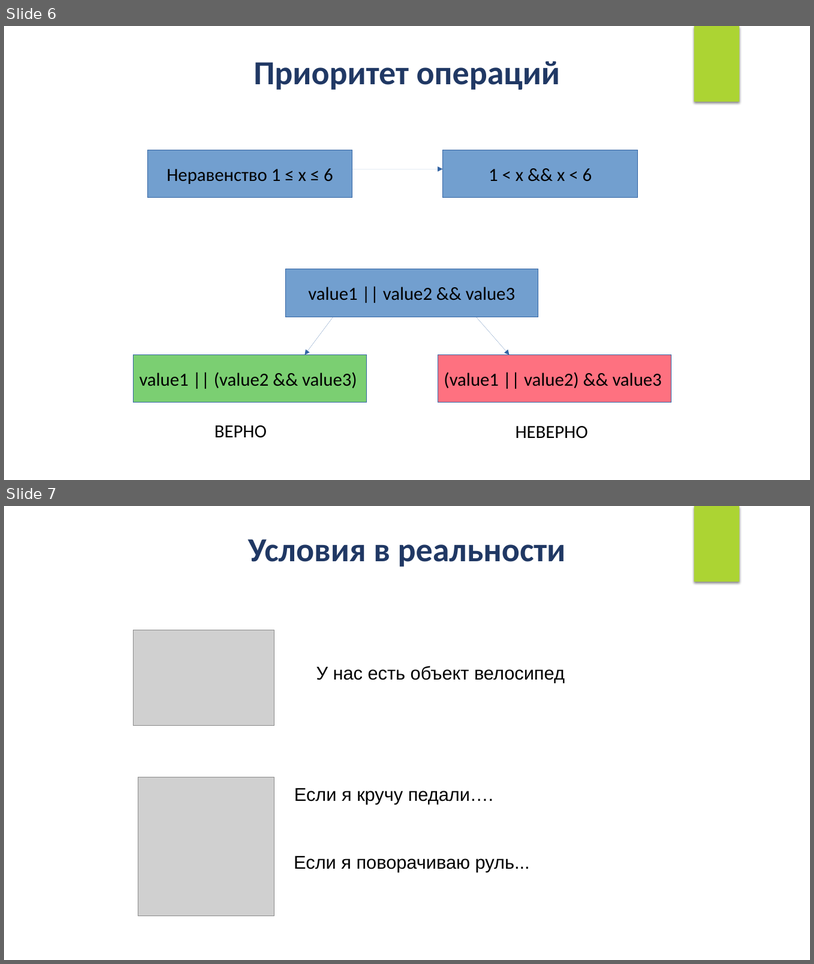
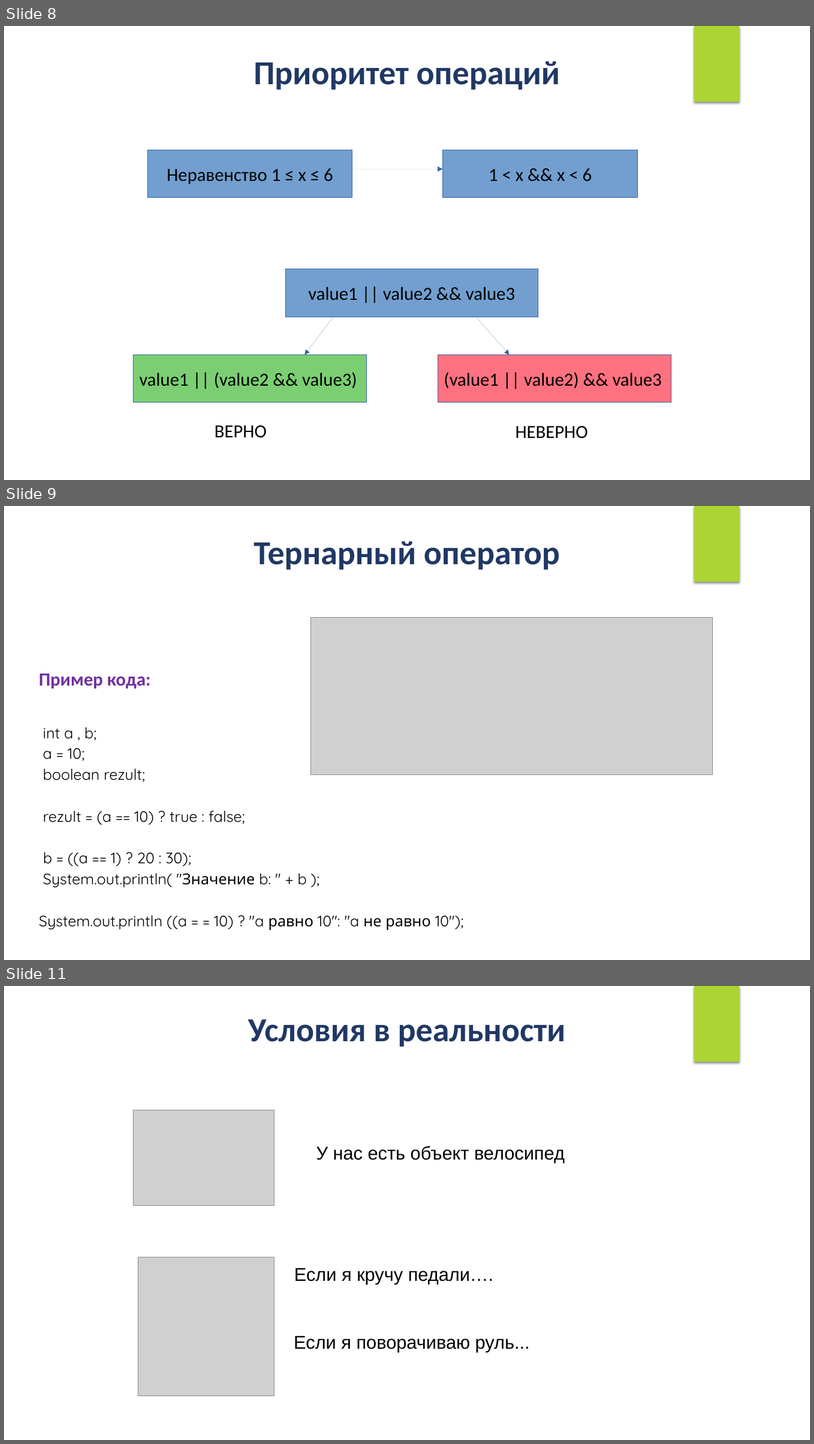
Before and after one commit to IriEfremova/LessonsCube, a slide deck: Samsung/Lesson5/Logical_operations.pptx. Shown one above the other, each under a label of ours: slides 6 and 7 before the commit, slides 8, 9 and 11 after it; the slides between them are not shown. The pictures are 814x964 and 814x1444 pixels, drawn with LibreOffice and Linux fonts; fonts in the diff are those of the drawing; grey boxes stand for pictures. Boxes give left, top, right and bottom in pixels: in the first picture for what was removed or moved away, otherwise in the second. Text is boxed around its words. In the diff, an @@ line names an element or a change of style, - is before the commit and + after.

```diff
--- a/Samsung/Lesson5/Logical_operations.pptx
+++ b/Samsung/Lesson5/Logical_operations.pptx
@@ slide 9 added at (4, 506, 810, 960), background #FFFFFF; not listed: 1 template element that a slide beside it also shows @@
@@ text added at (254, 541, 560, 570), 40 pt, text #203864, bold @@
+Тернарный оператор
@@ picture added at (311, 618, 714, 775) @@
@@ text added at (39, 673, 151, 688), 22 pt, text #7030A0, bold @@
+Пример кода:
@@ text added at (39, 727, 464, 930), 18 pt, text #000000 @@
+int a , b;
+a = 10;
+boolean rezult;
+rezult = (a == 10) ? true : false;
+b = ((a == 1) ? 20 : 30);
+System.out.println( "Значение b: " + b );
+System.out.println ((a = = 10) ? "a равно 10": "a не равно 10");
@@ what was slide 6 is now slide 8 @@
@@ what was slide 7 is now slide 11 @@
```
Also in this commit, not shown: 2 slides changed, 3 other slides added, 3 other files.
